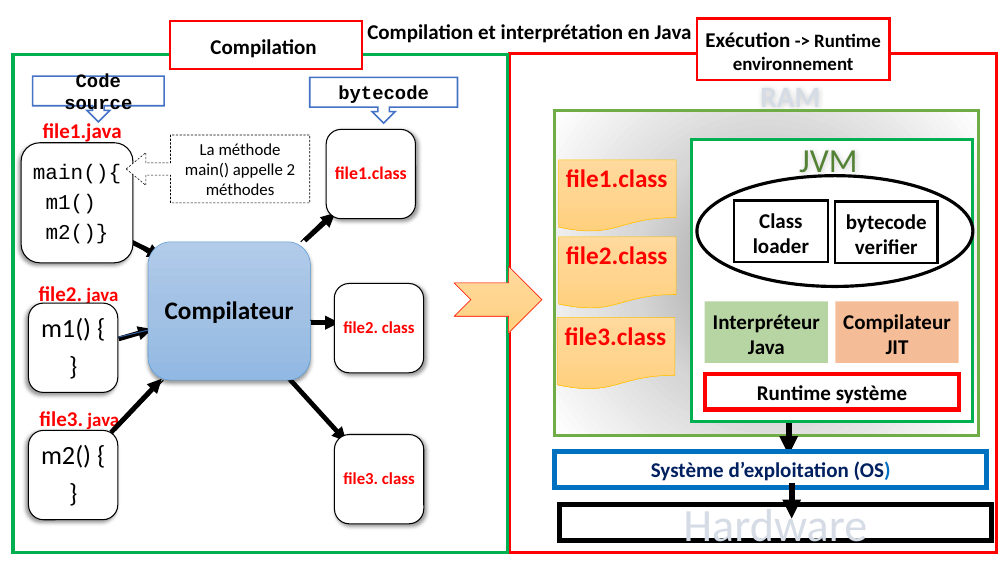
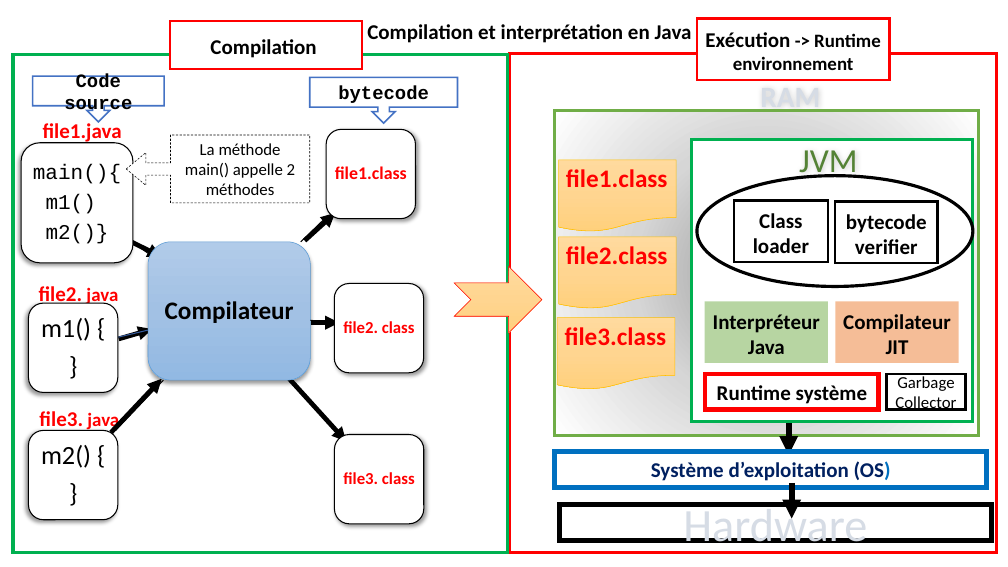
Before and after one commit to Djamelikra/javaSetup, a slide deck: slide 6 of javaInstall/Installer l’environnement de développement java.pptx (slide 5 before the commit). Drawn at 1008x567 pixels with LibreOffice and Linux fonts; fonts in the diff are those of the drawing. Boxes give left, top, right and bottom in pixels: in the first picture for what was removed or moved away, otherwise in the second. Text is boxed around its words. In the diff, an @@ line names an element or a change of style, - is before the commit and + after.

```diff
--- a/javaInstall/Installer l’environnement de développement java.pptx
+++ b/javaInstall/Installer l’environnement de développement java.pptx
@@ rectangle "Runtime système": place and size @@
-rectangle "Runtime système" at (706,374,960,410)
+rectangle "Runtime système" at (706,374,879,410)
@@ rectangle added at (887,374,966,409), fill #FFFFFF, outline #000000 2.25 pt, 16 pt, text #000000 @@
+Garbage Collector
```
Also in this commit, not shown: 1 other slide changed, 1 slide added, 2 other files.
